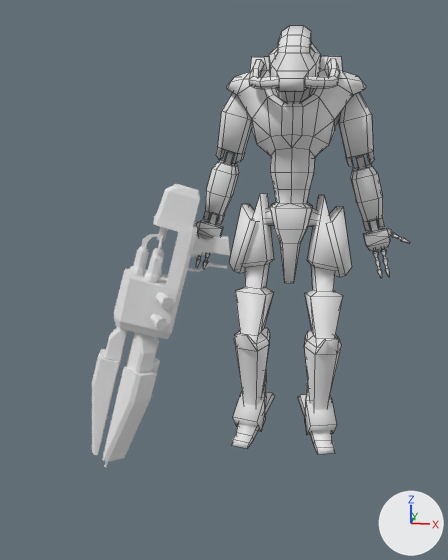
A saved change to the Blender file Tools/Models/Players/slash.blend.
Before and after are seen from a camera (50 mm lens) standing at (3.3, -83.7, 24.8) and looking at (-9.3, 1.9, -0.7). The axes (+X, +Y, +Z) are drawn at lower right. The lights are the same throughout. Mesh edges are drawn as thin lines on the coarser meshes.

In view in the first picture: 'newviolator', 'slash'.
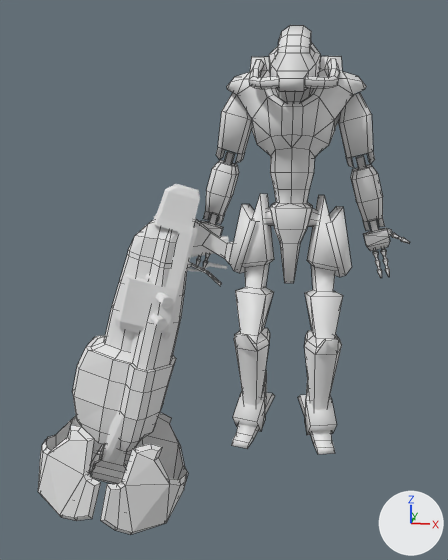
Location of each change, [x1, y1, x2, y2] in pixels of the pictures (448 x 560 px):
'minderaser', added: after [38, 219, 234, 534]

What changed in the scene script:
```text
Add mat_none_minderaser_jpg:
    mat_none_minderaser_jpg = diffuse_material('None_minderaser.jpg')
    mat_none_minderaser_jpg.base_color = (0.8, 0.8, 0.8)  # white #e7e7e7
Add me_minderaser:
    me_minderaser.from_pydata(...)  # 454 vertices, 436 faces; spans x 36.0..522.0, y -102.0..67.0, z 35.0..270.0
    me_minderaser.materials.append(mat_none_minderaser_jpg)  # its picture is missing
Add ob_minderaser:
    ob_minderaser = bpy.data.objects.new('minderaser', me_minderaser)
    ob_minderaser.location = (-1.4, 0.0, 8.5)
    ob_minderaser.rotation_euler = (3.129, 1.805, 0.0554)  # degrees (179, 103, 3.2)
    ob_minderaser.scale = (0.1, 0.1, 0.1)
```
